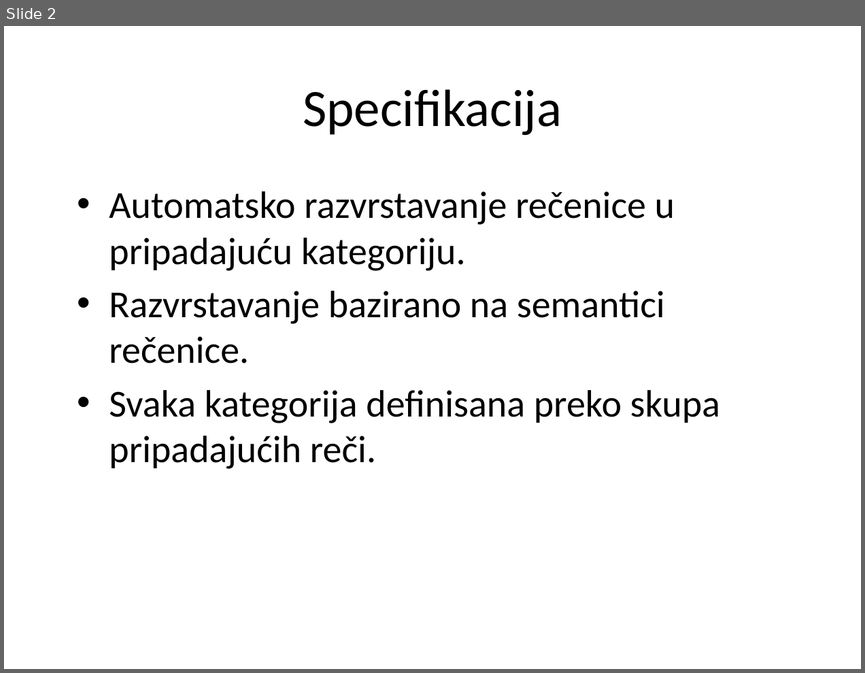
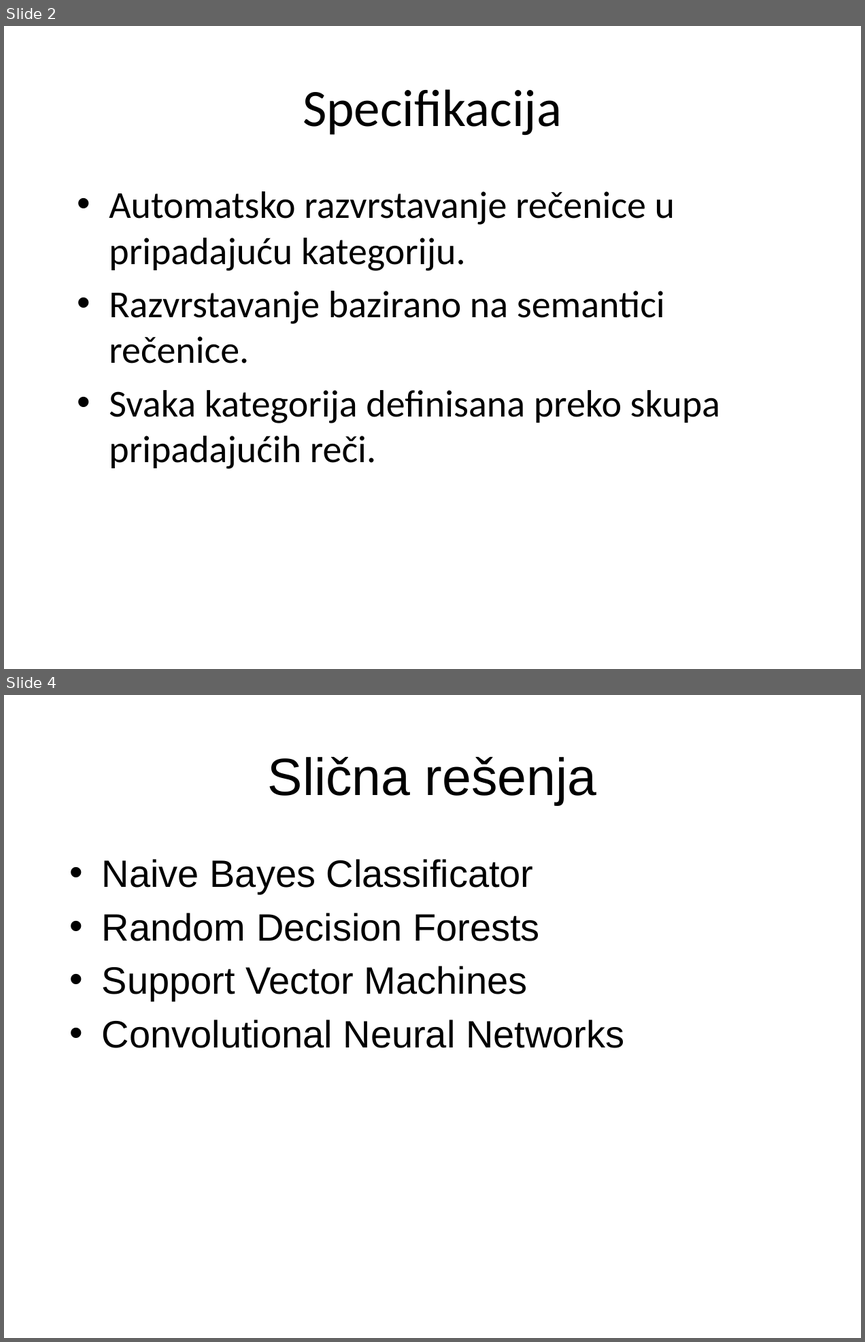
Before and after one commit to vdragan1993/sentence-classification, a slide deck: semantic_classification_ppt.pptx. Shown one above the other, each under a label of ours: slide 2 before the commit, slides 2 and 4 after it; the slides between them are not shown. The pictures are 865x673 and 865x1342 pixels, drawn with LibreOffice and Linux fonts; fonts in the diff are those of the drawing; background and template pictures are left out. Boxes give left, top, right and bottom in pixels: in the first picture for what was removed or moved away, otherwise in the second. Text is boxed around its words. In the diff, an @@ line names an element or a change of style, - is before the commit and + after.

```diff
--- a/semantic_classification_ppt.pptx
+++ b/semantic_classification_ppt.pptx
@@ slide 4 added at (4, 695, 861, 1338), background picture (left out) @@
@@ title added at (268, 757, 596, 805), 44 pt, text #000000 @@
+Slična rešenja
@@ text added at (102, 859, 624, 1048), 32 pt, text #000000 @@
+• Naive Bayes Classificator
+• Random Decision Forests
+• Support Vector Machines
+• Convolutional Neural Networks
```
Also in this commit, not shown: 1 slide changed, 2 other slides added.
